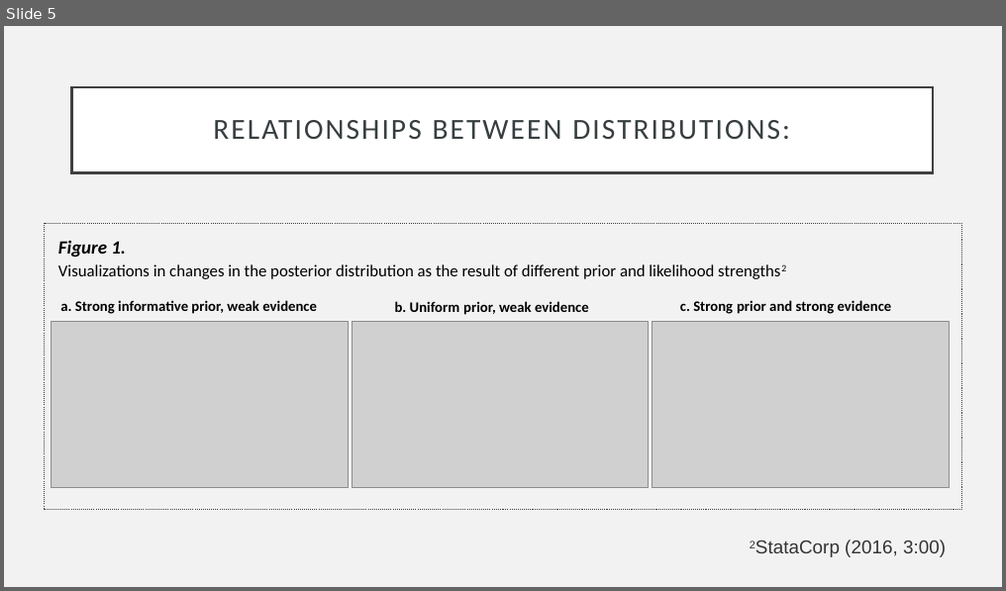
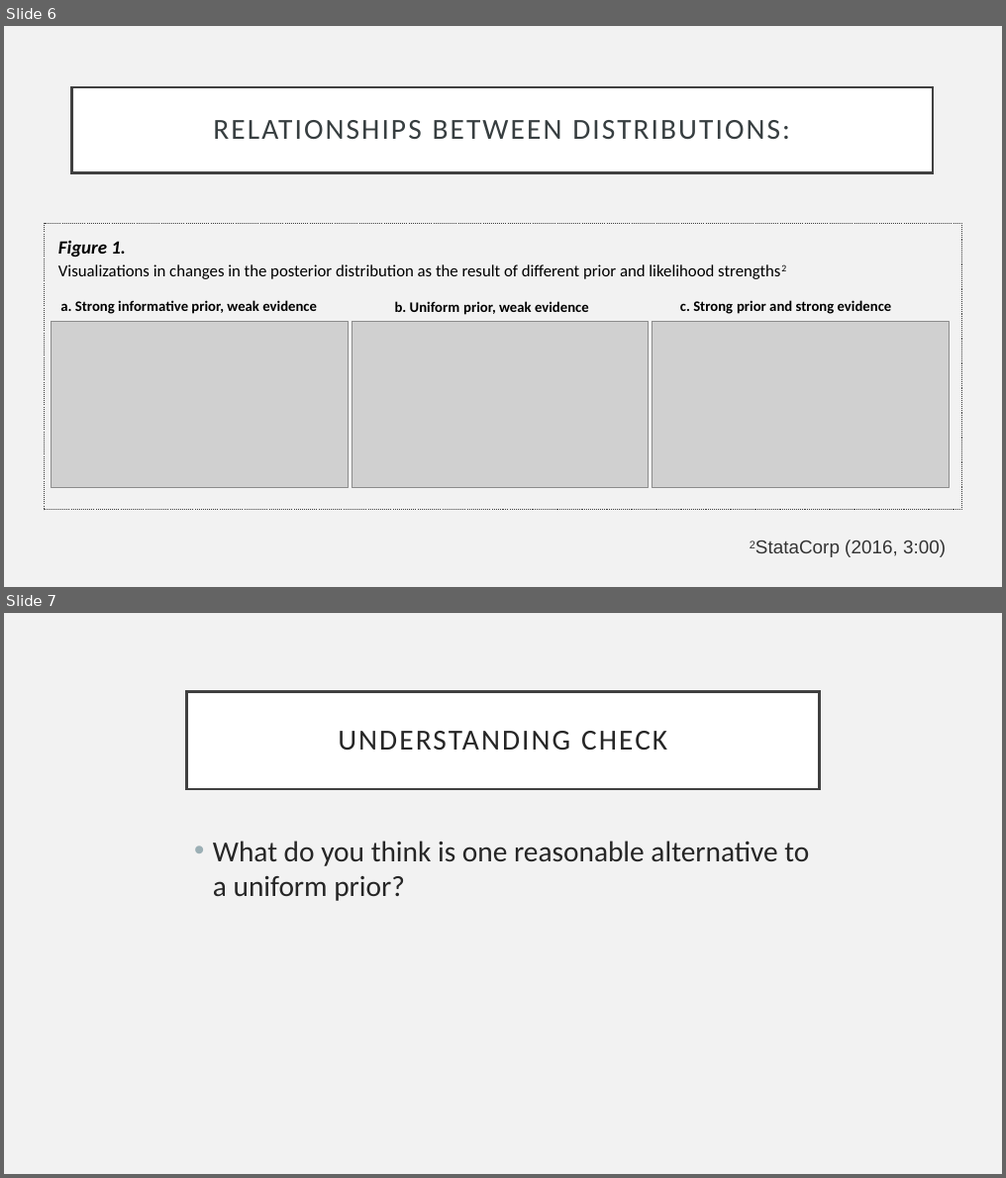
Before and after one commit to nightingal3/socdevbayes, a slide deck: Introduction to Bayesian Inference.pptx. Shown one above the other, each under a label of ours: slide 5 before the commit, slides 6 and 7 after it. The pictures are 1006x591 and 1006x1178 pixels, drawn with LibreOffice and Linux fonts; fonts in the diff are those of the drawing; grey boxes stand for pictures. Boxes give left, top, right and bottom in pixels: in the first picture for what was removed or moved away, otherwise in the second. Text is boxed around its words. In the diff, an @@ line names an element or a change of style, - is before the commit and + after.

Commit message:
Add understanding slides

```diff
--- a/Introduction to Bayesian Inference.pptx
+++ b/Introduction to Bayesian Inference.pptx
@@ slide 7 added at (4, 613, 1002, 1174), background #F2F2F2 @@
@@ title added at (187, 691, 819, 789), fill #FFFFFF, outline #404040 2.5 pt, 28 pt, text #262626 @@
+UNDERSTANDING CHECK
@@ text added at (213, 841, 809, 901), 28 pt, text #262626 @@
+• What do you think is one reasonable alternative to a uniform prior?
@@ what was slide 5 is now slide 6 @@
```
Also in this commit, not shown: 4 other slides added.
